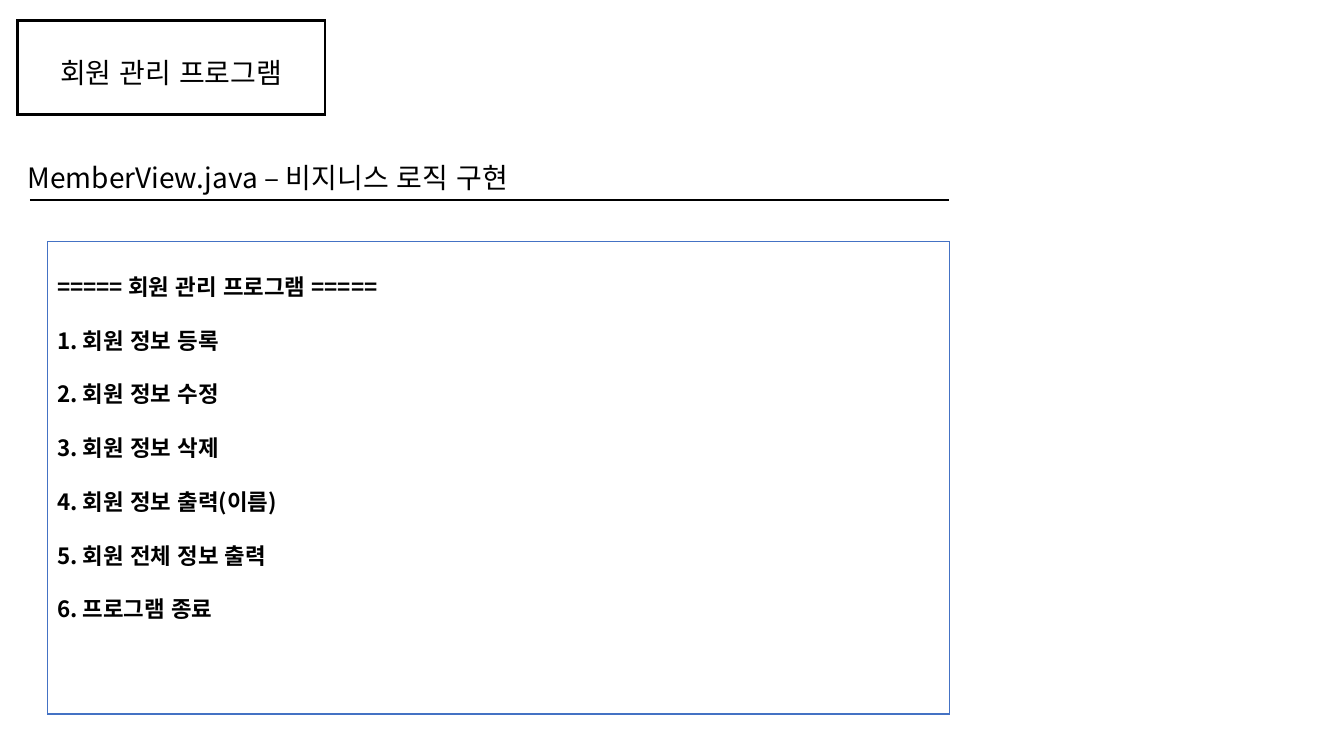
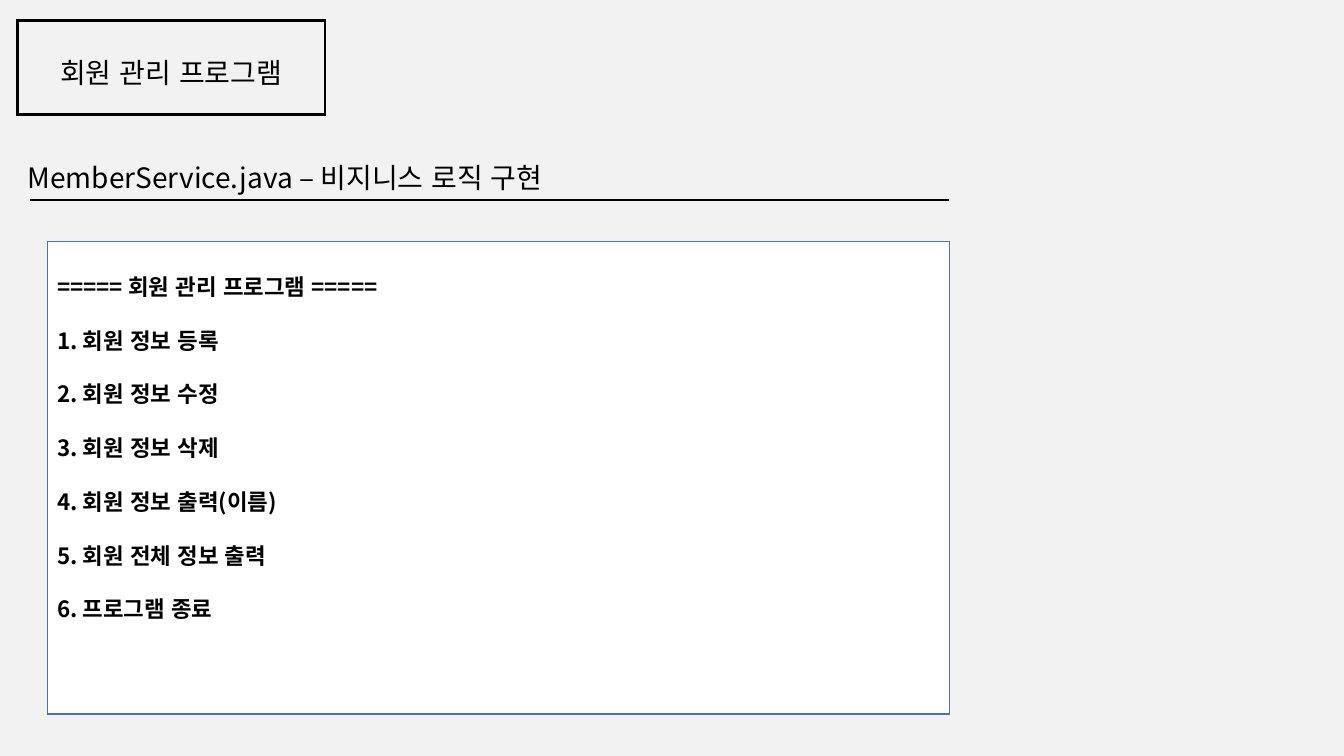
Before and after one commit to kmj-mkes/class_data_ex, a slide deck: slide 6 of 9) 회원관리프로그램.pptx (slide 7 before the commit). Drawn at 1344x756 pixels with LibreOffice and Linux fonts; fonts in the diff are those of the drawing. Boxes give left, top, right and bottom in pixels: in the first picture for what was removed or moved away, otherwise in the second. Text is boxed around its words. In the diff, an @@ line names an element or a change of style, - is before the commit and + after.

```diff
--- a/9) 회원관리프로그램.pptx
+++ b/9) 회원관리프로그램.pptx
@@ background #FFFFFF to #F2F2F2 @@
@@ text at (27,164,543,195): text changed @@
-MemberView.java – 비지니스 로직 구현
+MemberService.java – 비지니스 로직 구현
```
Also in this commit, not shown: 4 other slides changed.
